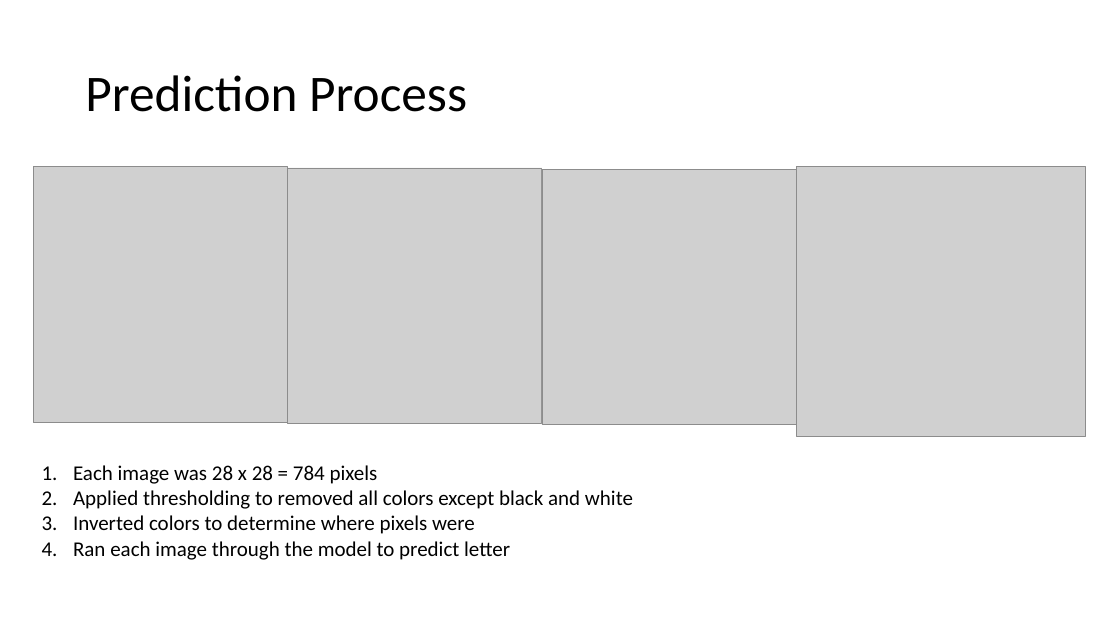
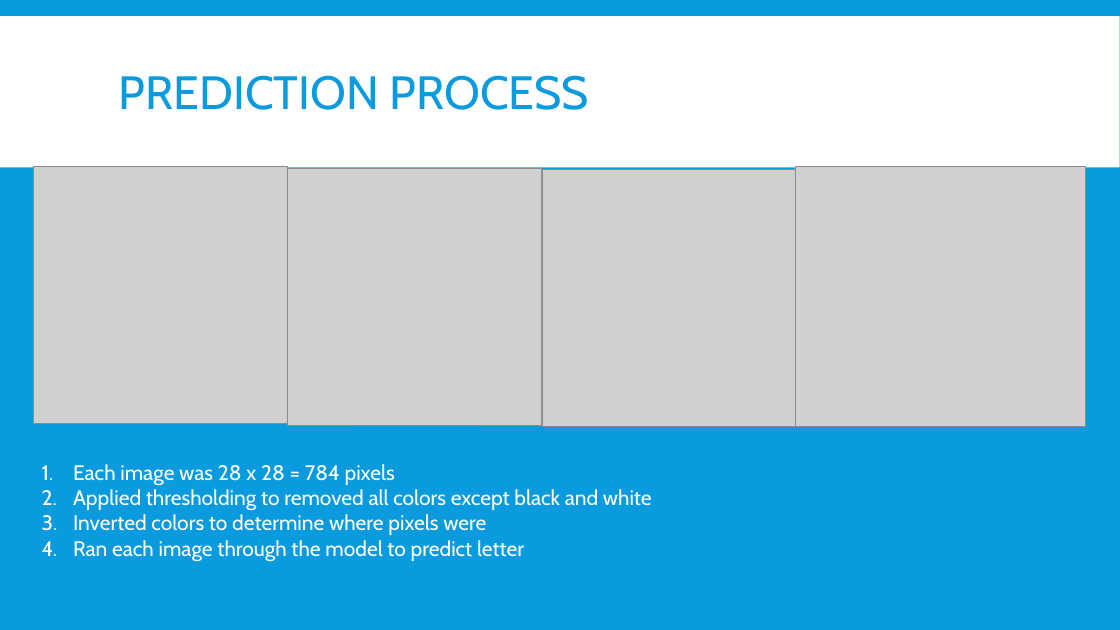
Before and after one commit to itispete/Final, a slide deck: slide 6 of Learning Handwriting using EMNIST.pptx. Drawn at 1120x630 pixels with LibreOffice and Linux fonts; fonts in the diff are those of the drawing; grey boxes stand for pictures. Boxes give left, top, right and bottom in pixels: in the first picture for what was removed or moved away, otherwise in the second. Text is boxed around its words. In the diff, an @@ line names an element or a change of style, - is before the commit and + after.

```diff
--- a/Learning Handwriting using EMNIST.pptx
+++ b/Learning Handwriting using EMNIST.pptx
@@ background #FFFFFF to #099BDD @@
@@ rectangle added at (0,16,1120,167), fill #FFFFFF @@
@@ title at (119,75,589,110): text changed; size 44 to 40 pt; font Calibri to Cabin; text colour #000000 to #099BDD @@
-Prediction Process
+PREDICTION PROCESS
@@ picture: place and size @@
-picture at (797,167,1086,437)
+picture at (795,167,1086,427)
@@ text "Each image was 28 x ..." at (73,464,652,562): font Calibri to Cabin, text colour #000000 to #FFFFFF @@
```
Also in this commit, not shown: 6 other slides changed, 2 slides added.
